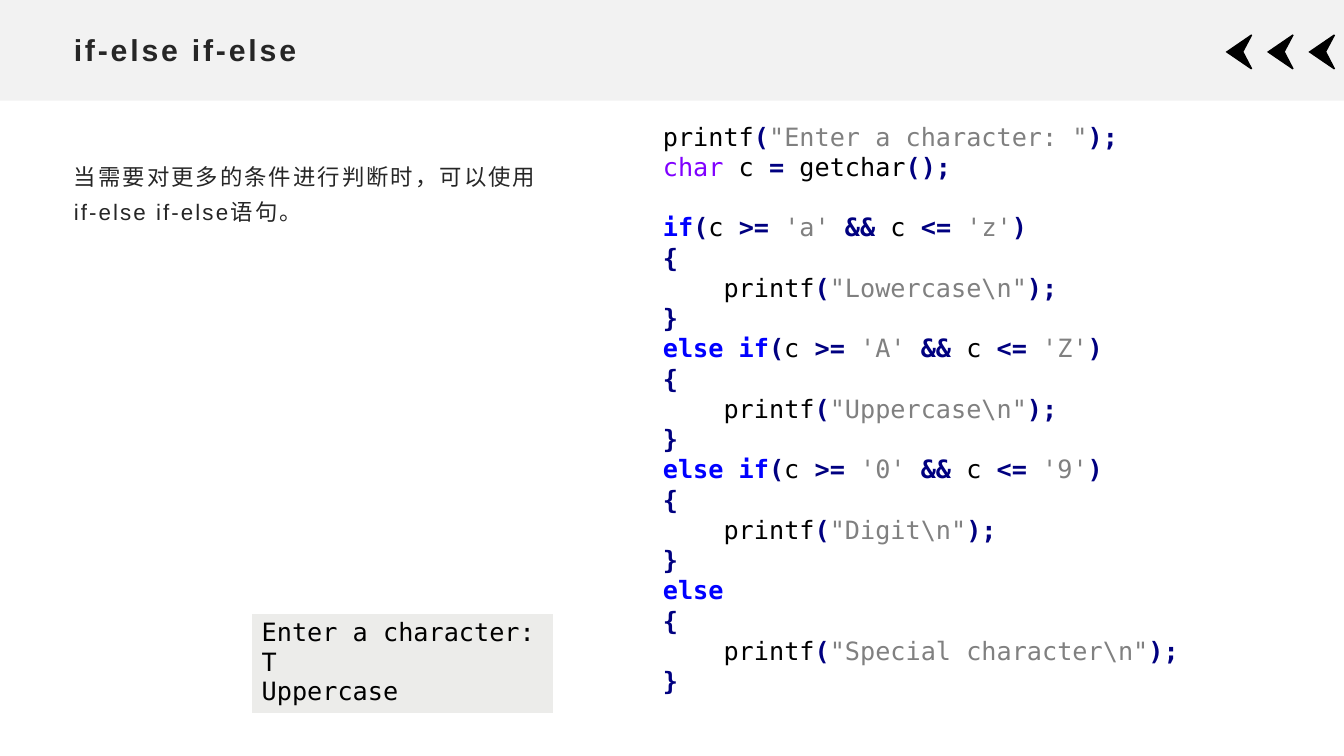
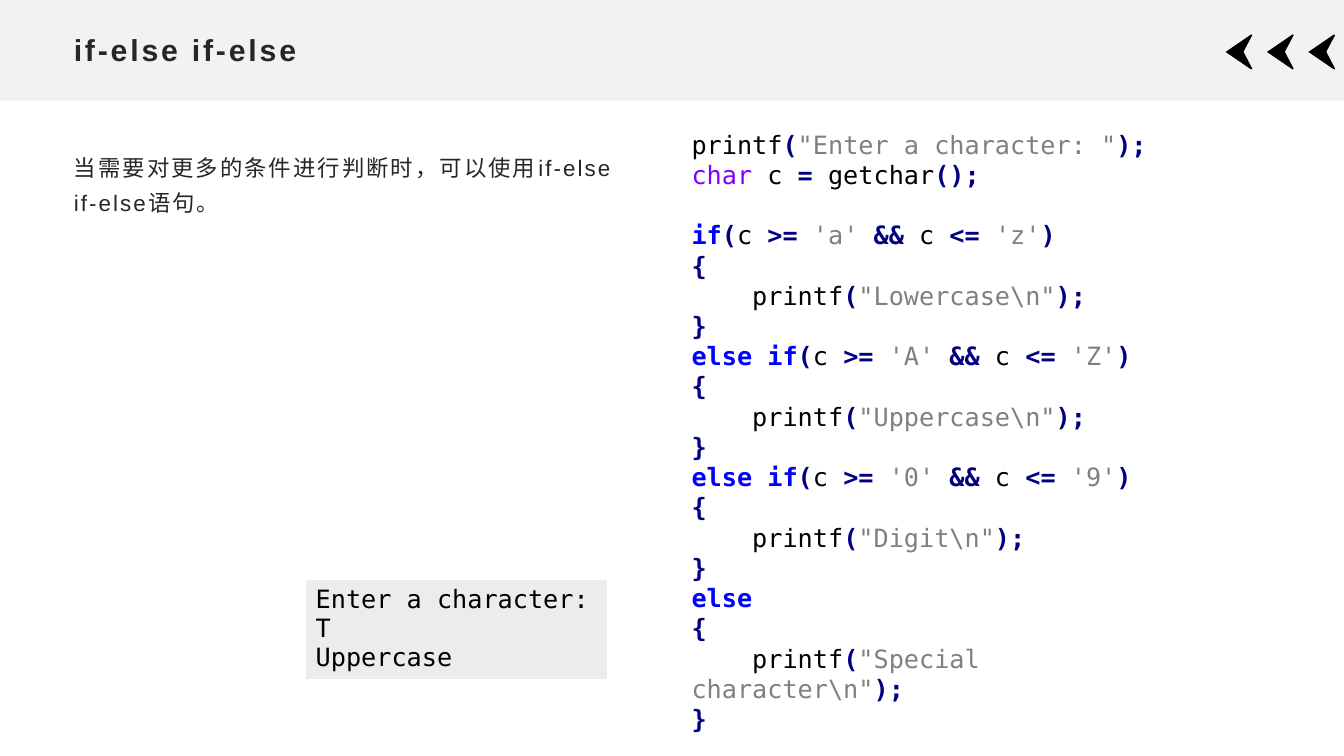
Before and after one commit to xdai02/C, a slide deck: slide 12 of slides/Chapter2.pptx. Drawn at 1344x756 pixels with LibreOffice and Linux fonts; fonts in the diff are those of the drawing. Boxes give left, top, right and bottom in pixels: in the first picture for what was removed or moved away, otherwise in the second. Text is boxed around its words. In the diff, an @@ line names an element or a change of style, - is before the commit and + after.

```diff
--- a/slides/Chapter2.pptx
+++ b/slides/Chapter2.pptx
@@ text "当需要对更多的条件进行判断时，可以使用if-else if-else语句。" rewrapped from bbox=[74, 166, 536, 222] to bbox=[74, 157, 610, 213] @@
@@ text "printf("Enter a character: ");" rewrapped from bbox=[663, 127, 1178, 666] to bbox=[692, 135, 1132, 702] @@
@@ table: place and size @@
-table at bbox=[252, 614, 554, 710]
+table at bbox=[306, 580, 607, 676]
```
Also in this commit, not shown: 11 other slides changed, 2 other files.
